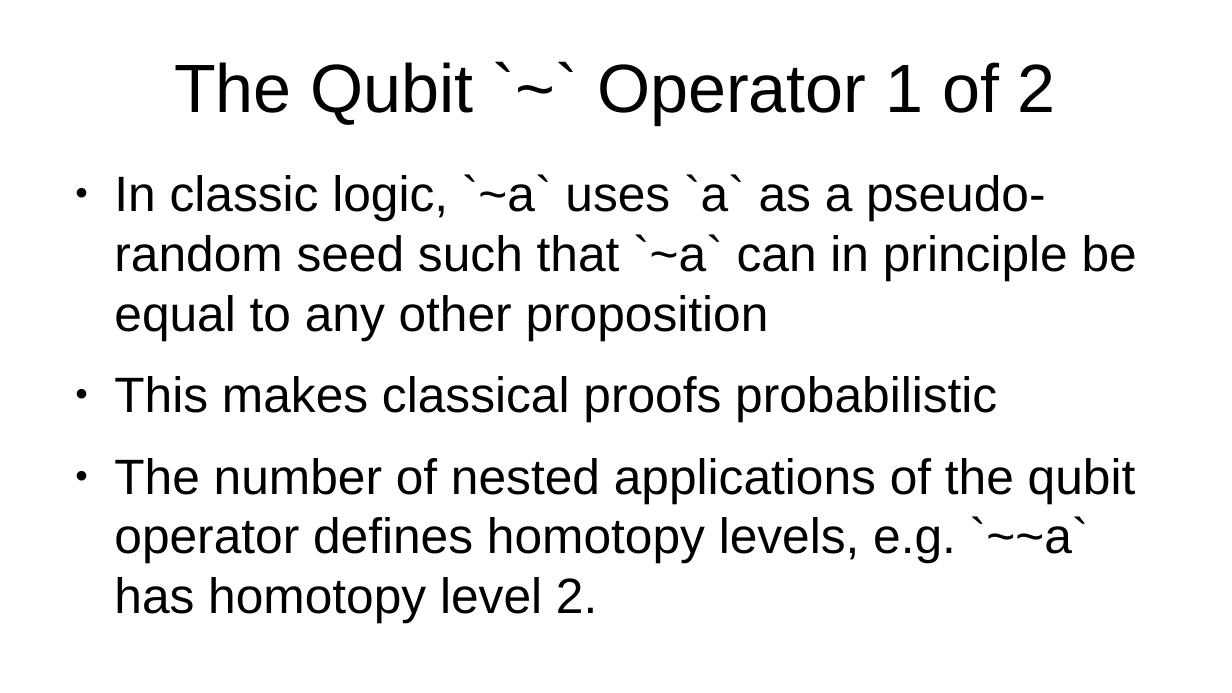
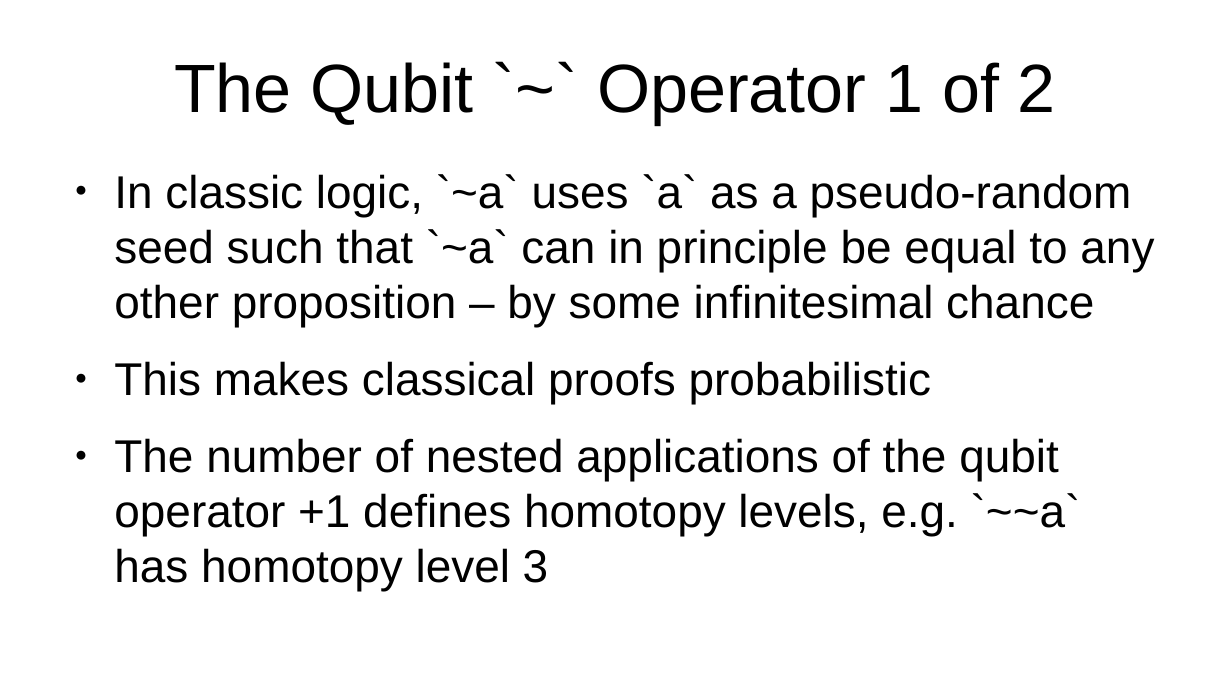
Before and after one commit to advancedresearch/path_semantics, a slide deck: slide 8 of papers-wip2/introduction-to-psq.odp. Drawn at 1232x693 pixels with LibreOffice and Linux fonts; fonts in the diff are those of the drawing. Boxes give left, top, right and bottom in pixels: in the first picture for what was removed or moved away, otherwise in the second. Text is boxed around its words. In the diff, an @@ line names an element or a change of style, - is before the commit and + after.

```diff
--- a/papers-wip2/introduction-to-psq.odp
+++ b/papers-wip2/introduction-to-psq.odp
@@ text at [114,174,1154,327]: text changed; size 32 to 29.6 pt @@
-● In classic logic, `~a` uses `a` as a pseudo-random seed such that `~a` can in principle be equal to any other proposition
+● In classic logic, `~a` uses `a` as a pseudo-random seed such that `~a` can in principle be equal to any other proposition – by some infinitesimal chance
@@ text at [114,361,931,404]: size 32 to 29.6 pt in "This makes classical proofs probabilistic" @@
@@ text at [114,438,1081,591]: text changed; size 32 to 29.6 pt @@
-● The number of nested applications of the qubit operator defines homotopy levels, e.g. `~~a`
-  has homotopy level 2.
+● The number of nested applications of the qubit operator +1 defines homotopy levels, e.g. `~~a`
+  has homotopy level 3
```
Also in this commit, not shown: 3 other slides changed, 1 other file.
